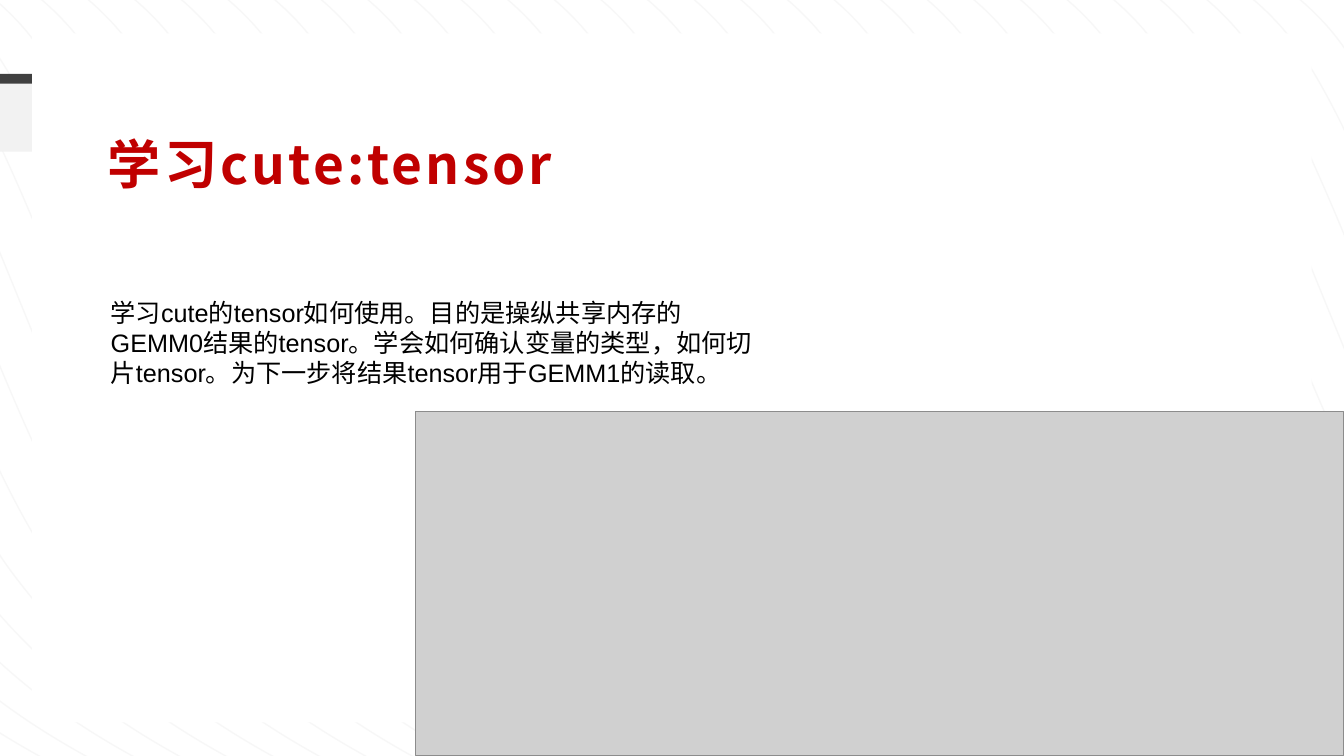
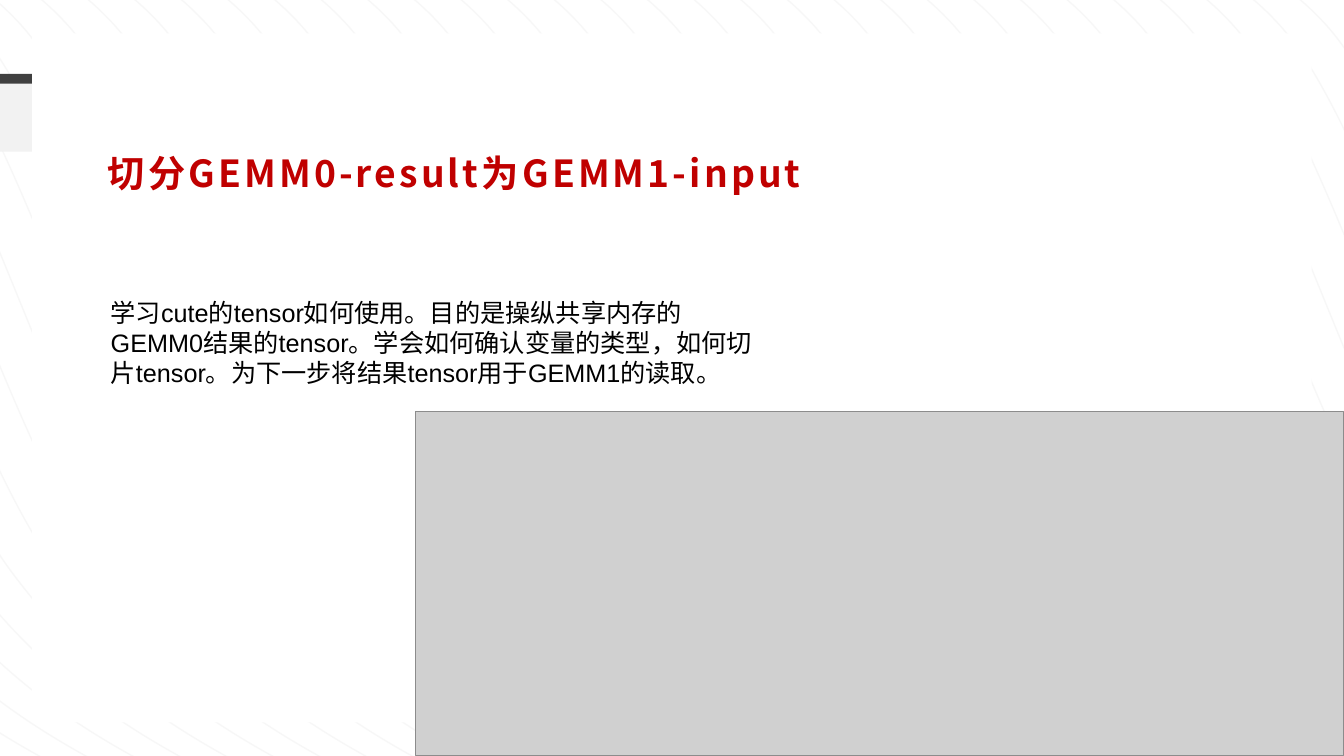
Before and after one commit to ziyuhuang123/dataflow_code, a slide deck: slide 2 of weekly_report/汇报-0823.pptx. Drawn at 1344x756 pixels with LibreOffice and Linux fonts; fonts in the diff are those of the drawing; grey boxes stand for pictures. Boxes give left, top, right and bottom in pixels: in the first picture for what was removed or moved away, otherwise in the second. Text is boxed around its words. In the diff, an @@ line names an element or a change of style, - is before the commit and + after.

```diff
--- a/weekly_report/汇报-0823.pptx
+++ b/weekly_report/汇报-0823.pptx
@@ text at (108,155,801,195): text changed; size 38 to 26.6 pt @@
-学习cute:tensor
+切分GEMM0-result为GEMM1-input
```
Also in this commit, not shown: 1 other slide changed, 15 other files.
